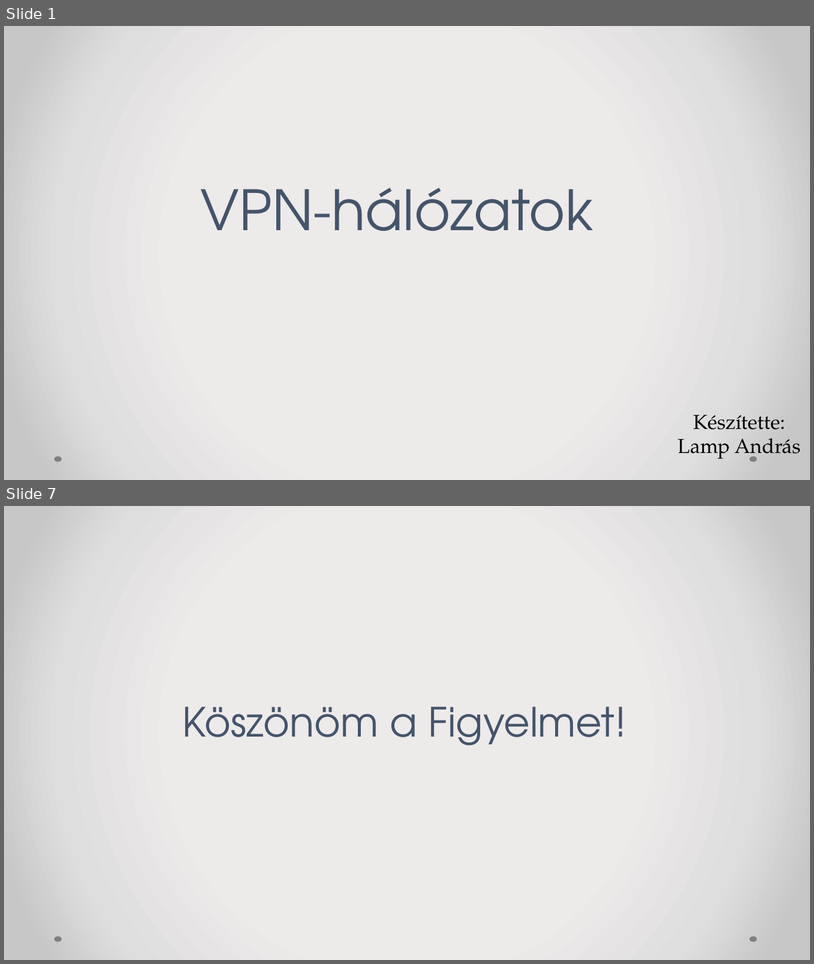
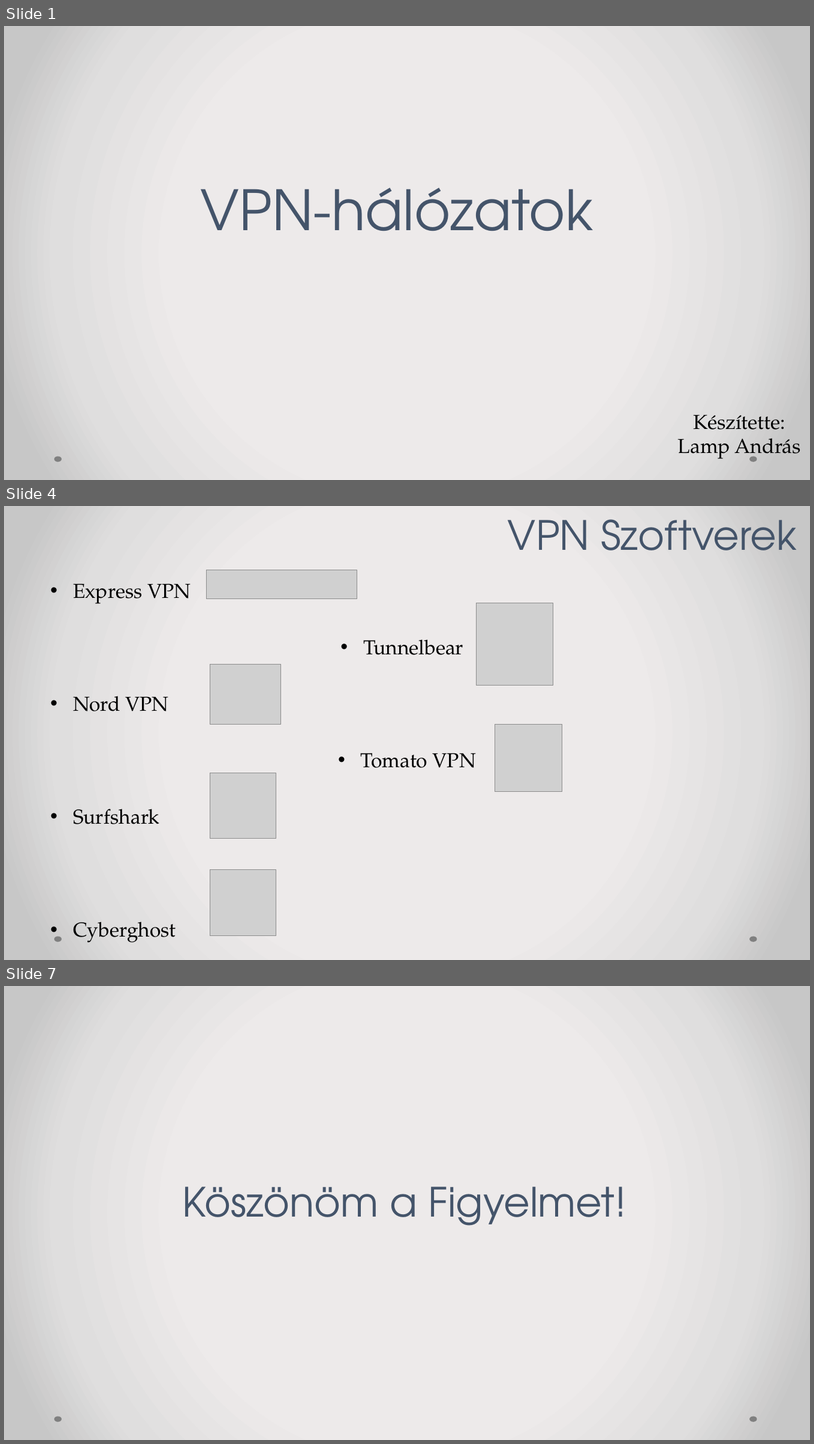
Before and after one commit to lampandras/ppt-bemutato-szakmai, a slide deck: VPN-hálózatok.pptx. Shown one above the other, each under a label of ours: slides 1 and 7 before the commit, slides 1, 4 and 7 after it; the slides between them are not shown. The pictures are 814x964 and 814x1444 pixels, drawn with LibreOffice and Linux fonts; fonts in the diff are those of the drawing; grey boxes stand for pictures. Boxes give left, top, right and bottom in pixels: in the first picture for what was removed or moved away, otherwise in the second. Text is boxed around its words. In the diff, an @@ line names an element or a change of style, - is before the commit and + after.

```diff
--- a/VPN-hálózatok.pptx
+++ b/VPN-hálózatok.pptx
@@ slide 4 added at bbox=[4, 506, 810, 960], background gradient #EDEBEB to #E0DEDE to #C9C7C7; not listed: 2 template elements that a slide beside it also shows @@
@@ title added at bbox=[508, 519, 797, 550], 48 pt, text #44546A @@
+VPN Szoftverek
@@ picture added at bbox=[207, 570, 357, 599] @@
@@ text added at bbox=[73, 583, 476, 942], 24 pt, text #000000 @@
+• Express VPN
+• Tunnelbear j
+• Nord VPN
+• Tomato VPN
+• Surfshark
+• Cyberghost
@@ picture added at bbox=[477, 603, 554, 684] @@
@@ picture added at bbox=[210, 664, 281, 724] @@
@@ picture added at bbox=[495, 724, 563, 791] @@
@@ picture added at bbox=[210, 773, 276, 839] @@
@@ picture added at bbox=[210, 870, 276, 936] @@
```
Also in this commit, not shown: 2 slides changed, 1 other slide added, 2 slides removed.
